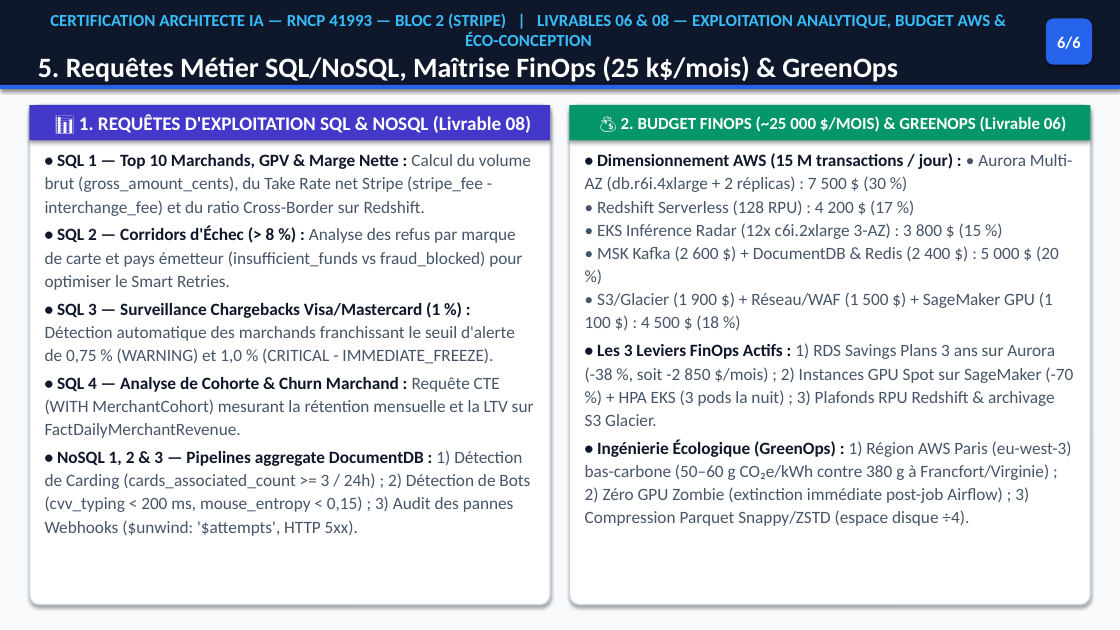
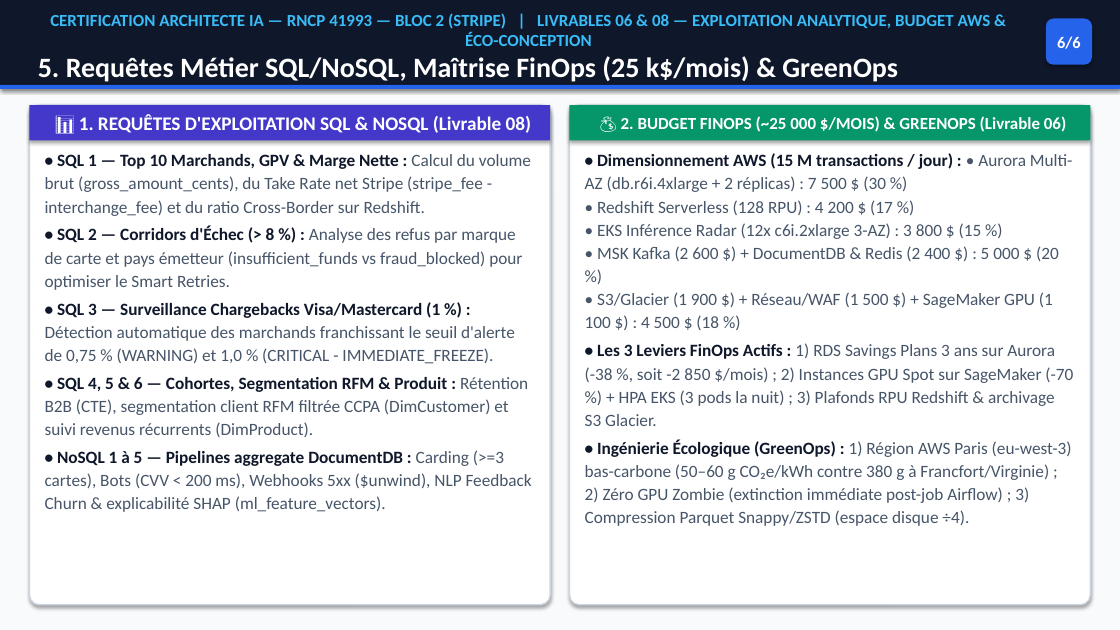
Before and after one commit to Elkristobal59/CERTIFICATION_AIA, a slide deck: slide 6 of 02_BLOC_2_ARCHITECTURE_STRIPE/LIVRABLES/PRESENTATION_STRIPE_BLOC2.pptx. Drawn at 1120x630 pixels with LibreOffice and Linux fonts; fonts in the diff are those of the drawing. Boxes give left, top, right and bottom in pixels: in the first picture for what was removed or moved away, otherwise in the second. Text is boxed around its words. In the diff, an @@ line names an element or a change of style, - is before the commit and + after.

```diff
--- a/02_BLOC_2_ARCHITECTURE_STRIPE/LIVRABLES/PRESENTATION_STRIPE_BLOC2.pptx
+++ b/02_BLOC_2_ARCHITECTURE_STRIPE/LIVRABLES/PRESENTATION_STRIPE_BLOC2.pptx
@@ text at [45, 377, 532, 512]: text changed @@
-• SQL 4 — Analyse de Cohorte & Churn Marchand : Requête CTE (WITH MerchantCohort) mesurant la rétention mensuelle et la LTV sur FactDailyMerchantRevenue.
-• NoSQL 1, 2 & 3 — Pipelines aggregate DocumentDB : 1) Détection de Carding (cards_associated_count >= 3 / 24h) ; 2) Détection de Bots (cvv_typing < 200 ms, mouse_entropy < 0,15) ; 3) Audit des pannes Webhooks ($unwind: '$attempts', HTTP 5xx).
+• SQL 4, 5 & 6 — Cohortes, Segmentation RFM & Produit : Rétention B2B (CTE), segmentation client RFM filtrée CCPA (DimCustomer) et suivi revenus récurrents (DimProduct).
+• NoSQL 1 à 5 — Pipelines aggregate DocumentDB : Carding (>=3 cartes), Bots (CVV < 200 ms), Webhooks 5xx ($unwind), NLP Feedback Churn & explicabilité SHAP (ml_feature_vectors).
```
Also in this commit, not shown: 4 other slides changed, 15 other files.
